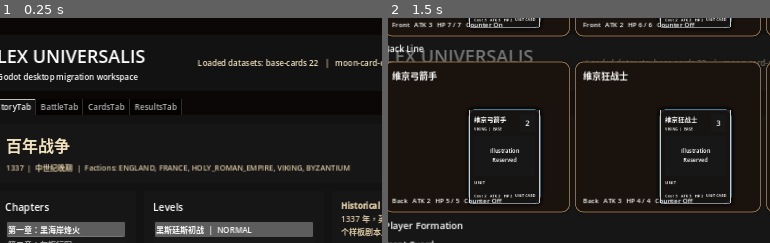
Above: before the commit, frames 1-2 (left to right).
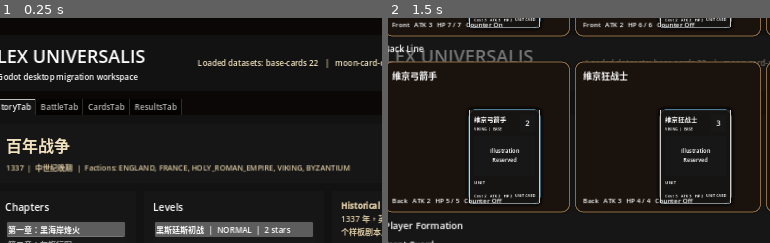
Above: after the commit, the same moments.

Repository: emptyinkpot/Lex-Universalis
Game: Godot game, scene res://scenes/Main.tscn
The game is run twice, just before and just after one commit, with the same random seed, the same clock (stepped at 60 frames per second) and the same inputs.
Inputs (mouse positions are % of the whole screen's width and height, from its top left):
- Up to frame 1 (0.25 s): no input
- Up to frame 2 (1.5 s): click "Launch Battle" at 0.5 s; tap Enter at 1.25 s; drag from (14, 28) to (60, 28) at 1.27 s
The pictures show only the part of the screen within x 2-52%, y 2-52%; the shares and areas given below are measured in that part.

The runs differ from the first frame. In frame 1, 0.1% of the frame differs, in the area x 67-77%, y 92-97%; in frame 2, nothing differs.

Commit message:
feat: add godot unit orders and persistent progress

Diff:
--- a/godot/scripts/battle_result_scene.gd
+++ b/godot/scripts/battle_result_scene.gd
@@ -20,7 +20,7 @@
 	]
 	summary_label.text = "[b]Objective[/b]\n%s\n\n[b]Outcome[/b]\n%s\n\n[b]Battle Summary[/b]\n%s" % [
 		str(result_data.get("victoryCondition", "")),
-		str(result_data.get("outcomeText", "")),
+		"%s\nStars earned: %d" % [str(result_data.get("outcomeText", "")), int(result_data.get("starsEarned", 0))],
 		str(result_data.get("logSummary", "")),
 	]
 	var reward_lines: Array[String] = []
--- a/godot/scripts/battle_scene.gd
+++ b/godot/scripts/battle_scene.gd
@@ -15,6 +15,7 @@
 var battle_slots: Array = []
 var player_slots: Array = []
 var selected_hand_index := -1
+var selected_player_slot_id := ""
 var dragged_hand_index := -1
 var is_resolving := false
 var player_state: Dictionary = {}
@@ -82,7 +83,7 @@
 		int(player_state.get("influence", 0)),
 	]
 	pile_label.text = "Draw %d   Discard %d" % [draw_pile.size(), discard_pile.size()]
-	queue_label.text = "Selected: %s" % ("None" if selected_hand_index < 0 else str(hand_cards[selected_hand_index].get("name", "Card")))
+	queue_label.text = "Selected: %s" % _build_selection_label()
 	_render_slots()
 	_render_hand()
 
@@ -106,9 +107,13 @@
 		if bool(slot.get("collapsed", false)):
 			continue
 		var slot_node := BATTLE_SLOT_SCENE.instantiate()
-		slot_node.call("setup", slot, selected_hand_index >= 0 and not is_player_side)
-		if not is_player_side:
-			slot_node.slot_pressed.connect(_on_slot_pressed)
+		var armed := false
+		if is_player_side:
+			armed = str(slot.get("id", "")) == selected_player_slot_id
+		else:
+			armed = selected_hand_index >= 0 or not selected_player_slot_id.is_empty()
+		slot_node.call("setup", slot, armed)
+		slot_node.slot_pressed.connect(_on_slot_pressed)
 		row_node.add_child(slot_node)
 		rendered_slot_nodes[str(slot.get("id", ""))] = slot_node
 
@@ -136,12 +141,21 @@
 	hand_cards.append(draw_pile.pop_front())
 
 func _on_card_pressed(_card_data: Dictionary, index: int) -> void:
+	selected_player_slot_id = ""
 	selected_hand_index = -1 if selected_hand_index == index else index
 	_append_log("Hand", "Selected %s" % ("none" if selected_hand_index < 0 else str(hand_cards[selected_hand_index].get("name", "Card"))))
 	_render_all()
 
 func _on_slot_pressed(slot_id: String) -> void:
-	if selected_hand_index < 0 or is_resolving:
+	if is_resolving:
+		return
+	if slot_id.begins_with("player_"):
+		_on_player_slot_pressed(slot_id)
+		return
+	if not selected_player_slot_id.is_empty():
+		await _resolve_player_unit_attack(slot_id)
+		return
+	if selected_hand_index < 0:
 		_append_log("Battle", "Select a card first.")
 		return
 	if not _can_target_enemy_slot(slot_id):
@@ -160,6 +174,10 @@
 	var keep_on_field := false
 	if _is_unit_card(card):
 		keep_on_field = await _deploy_unit_to_player_slot(card, slot)
+	elif str(card.get("type", "")).to_upper() == "BUILDING":
+		keep_on_field = _resolve_building_play(card)
+	elif str(card.get("type", "")).to_upper() == "TACTIC":
+		await _resolve_tactic_play(card, slot)
 	else:
 		await _resolve_spell_attack(card, slot)
 	if not keep_on_field:
@@ -199,6 +217,7 @@
 
 func _on_end_turn_pressed() -> void:
 	selected_hand_index = -1
+	selected_player_slot_id = ""
 	await _process_enemy_turn()
 	_append_log("Turn", "Enemy pressure resolved. Queue cleared.")
 	_render_all()
@@ -214,6 +233,15 @@
 	if card.get("attack", null) != null:
 		return int(card.get("attack", 0))
 	return maxi(1, int(card.get("cost", 0)))
+
+func _build_selection_label() -> String:
+	if selected_hand_index >= 0 and selected_hand_index < hand_cards.size():
+		return str(hand_cards[selected_hand_index].get("name", "Card"))
+	if not selected_player_slot_id.is_empty():
+		var selected_slot := _find_slot_by_id(selected_player_slot_id)
+		if not selected_slot.is_empty():
+			return "%s (Attack/Wait)" % str(selected_slot.get("occupantName", "Unit"))
+	return "None"
 
 func _is_unit_card(card: Dictionary) -> bool:
 	return str(card.get("type", "")).to_upper() == "UNIT"
@@ -290,10 +318,44 @@
 	player_slot["health"] = int(player_slot.get("maxHealth", 1))
 	player_slot["collapsed"] = false
 	player_slot["keywords"] = _get_card_keywords(card)
+	player_slot["spent"] = false
 	_append_log("Deploy", "%s entered %s." % [str(card.get("name", "Unit")), str(player_slot.get("title", "lane"))])
 	if _card_has_keyword(card, "FIRST_STRIKE") or _card_has_keyword(card, "RANGED"):
 		await _resolve_unit_attack_from_slot(player_slot, enemy_slot)
 	return true
+
+func _resolve_building_play(card: Dictionary) -> bool:
+	var slot := _find_empty_player_back_slot()
+	if slot.is_empty():
+		_append_log("Build", "No backline slot available for %s." % str(card.get("name", "Building")))
+		return false
+	slot["occupantCardId"] = str(card.get("id", ""))
+	slot["occupantName"] = str(card.get("name", slot.get("title", "Building")))
+	slot["occupantCard"] = card.duplicate(true)
+	slot["attack"] = 0
+	slot["maxHealth"] = max(4, int(card.get("health", 4)))
+	slot["health"] = int(slot.get("maxHealth", 4))
+	slot["collapsed"] = false
+	slot["keywords"] = ["ARMORED"]
+	slot["spent"] = true
+	player_state["influence"] = int(player_state.get("influence", 0)) + 1
+	_append_log("Build", "%s fortified the backline. Influence +1." % str(card.get("name", "Building")))
+	return true
+
+func _resolve_tactic_play(card: Dictionary, slot: Dictionary) -> void:
+	var slot_id := str(slot.get("id", ""))
+	var damage := _get_effective_damage(card, slot) + 1
+	slot["health"] = maxi(0, int(slot.get("health", 0)) - damage)
+	enemy_state["health"] = maxi(0, int(enemy_state.get("health", 0)) - damage)
+	player_state["gold"] = int(player_state.get("gold", 0)) + 1
+	if rendered_slot_nodes.has(slot_id):
+		_spawn_damage_text(rendered_slot_nodes[slot_id], damage, false)
+		await rendered_slot_nodes[slot_id].play_hit_feedback()
+	_append_log("Tactic", "%s broke formation for %d and generated +1 gold." % [str(card.get("name", "Tactic")), damage])
+	if int(slot.get("health", 0)) == 0:
+		slot["collapsed"] = true
+		await _play_slot_break(slot_id)
+		_append_log("Break", "%s collapsed." % str(slot.get("title", "Slot")))
 
 func _reset_battle_state(deck_override: Array = []) -> void:
 	draw_pile = deck_override.duplicate(true) if not deck_override.is_empty() else base_cards.duplicate(true)
@@ -464,6 +526,7 @@
 			slot["playerSide"] = player_side
 			slot["collapsed"] = false
 			slot["keywords"] = []
+			slot["spent"] = false
 			continue
 		var card := (unit_cards[index % unit_cards.size()] as Dictionary).duplicate(true)
 		slot["faction"] = faction
@@ -476,6 +539,7 @@
 		slot["playerSide"] = player_side
 		slot["collapsed"] = false
 		slot["keywords"] = _get_card_keywords(card)
+		slot["spent"] = false
 
 func _apply_enemy_retaliation(enemy_slot: Dictionary) -> void:
 	if bool(enemy_slot.get("collapsed", false)) or int(enemy_slot.get("health", 0)) <= 0 or not _slot_has_unit(enemy_slot):
@@ -573,6 +637,9 @@
 	var selected_card := hand_cards[selected_hand_index] as Dictionary if selected_hand_index >= 0 and selected_hand_index < hand_cards.size() else {}
 	if not selected_card.is_empty() and _card_has_keyword(selected_card, "RANGED"):
 		return true
+	var selected_slot := _find_slot_by_id(selected_player_slot_id)
+	if not selected_slot.is_empty() and _slot_has_keyword(selected_slot, "RANGED"):
+		return true
 	return not _has_alive_row(battle_slots, "front")
 
 func _animate_slot_attack(attacker_slot_id: String, target_slot_id: String, target_slot: Dictionary) -> void:
@@ -621,6 +688,12 @@
 func _slot_has_unit(slot: Dictionary) -> bool:
 	return str(slot.get("occupantCardId", "")).strip_edges() != "" and int(slot.get("health", 0)) > 0
 
+func _find_empty_player_back_slot() -> Dictionary:
+	for slot in player_slots:
+		if str(slot.get("row", "")) == "back" and not _slot_has_unit(slot):
+			return slot
+	return {}
+
 func _card_has_keyword(card: Dictionary, keyword: String) -> bool:
 	return keyword.to_upper() in _get_card_keywords(card)
 
@@ -659,6 +732,42 @@
 		await _play_slot_break(enemy_slot_id)
 		_append_log("Break", "%s collapsed." % str(enemy_slot.get("title", "Slot")))
 
+func _on_player_slot_pressed(slot_id: String) -> void:
+	if selected_hand_index >= 0:
+		return
+	var slot := _find_slot_by_id(slot_id)
+	if slot.is_empty() or not _slot_has_unit(slot):
+		selected_player_slot_id = ""
+		_render_all()
+		return
+	if bool(slot.get("spent", false)):
+		_append_log("Orders", "%s is already waiting." % str(slot.get("occupantName", "Unit")))
+		selected_player_slot_id = ""
+		_render_all()
+		return
+	selected_player_slot_id = "" if selected_player_slot_id == slot_id else slot_id
+	_append_log("Orders", "Selected %s." % str(slot.get("occupantName", "Unit")))
+	_render_all()
+
+func _resolve_player_unit_attack(enemy_slot_id: String) -> void:
+	if selected_player_slot_id.is_empty():
+		return
+	if not _can_target_enemy_slot(enemy_slot_id):
+		_append_log("Battle", "Front line must be broken before attacking the back line.")
+		return
+	var player_slot := _find_slot_by_id(selected_player_slot_id)
+	var enemy_slot := _find_slot_by_id(enemy_slot_id)
+	if player_slot.is_empty() or enemy_slot.is_empty():
+		return
+	is_resolving = true
+	await _resolve_unit_attack_from_slot(player_slot, enemy_slot)
+	player_slot["spent"] = true
+	selected_player_slot_id = ""
+	_render_all()
+	if _check_battle_finished():
+		return
+	is_resolving = false
+
 func _find_base_card_by_id(card_id: String) -> Dictionary:
 	for card in base_cards:
 		if card is Dictionary and str(card.get("id", "")) == card_id:
@@ -684,15 +793,20 @@
 	return false
 
 func _build_result_payload(won: bool) -> Dictionary:
+	var stars := 0
+	if won:
+		stars = 3 if int(player_state.get("health", 0)) >= 24 else (2 if int(player_state.get("health", 0)) >= 12 else 1)
 	var log_summary := log_label.text.replace("[b]", "").replace("[/b]", "")
 	return {
 		"won": won,
+		"levelId": str(active_level.get("id", "")),
 		"scenarioName": str(active_level.get("scenarioName", "Story Mode")),
 		"levelName": str(active_level.get("name", "Battle")),
 		"victoryCondition": str(active_level.get("victoryCondition", "")),
 		"outcomeText": "Objective secured." if won else str(active_level.get("defeatCondition", "The line was broken.")),
 		"rewards": active_level.get("rewards", []),
 		"enemyDeck": active_level.get("enemyDeck", []),
+		"starsEarned": stars,
 		"logSummary": log_summary,
 	}
 
--- a/godot/scripts/data_loader.gd
+++ b/godot/scripts/data_loader.gd
@@ -2,6 +2,7 @@
 extends RefCounted
 
 const GENERATED_DIR := "res://data/generated/"
+const STORY_PROGRESS_SAVE_PATH := "user://story-progress.save.json"
 
 func load_json_file(file_name: String, fallback: Variant = {}) -> Variant:
 	var path := GENERATED_DIR + file_name
@@ -23,7 +24,54 @@
 	return load_json_file("campaign-scenarios.json", []) as Array
 
 func load_story_progress() -> Dictionary:
+	if FileAccess.file_exists(STORY_PROGRESS_SAVE_PATH):
+		var user_file := FileAccess.open(STORY_PROGRESS_SAVE_PATH, FileAccess.READ)
+		if user_file != null:
+			var parsed_user: Variant = JSON.parse_string(user_file.get_as_text())
+			if parsed_user is Dictionary:
+				return parsed_user as Dictionary
 	return load_json_file("story-progress.json", {}) as Dictionary
+
+func save_story_progress(progress: Dictionary) -> bool:
+	var file := FileAccess.open(STORY_PROGRESS_SAVE_PATH, FileAccess.WRITE)
+	if file == null:
+		return false
+	file.store_string(JSON.stringify(progress, "\t"))
+	return true
+
+func update_story_progress(level_id: String, stars: int, rewards: Array) -> Dictionary:
+	var progress: Dictionary = load_story_progress().duplicate(true)
+	var completed_levels: Array = progress.get("completedLevels", []).duplicate(true)
+	var found := false
+	for index in range(completed_levels.size()):
+		var entry: Dictionary = completed_levels[index]
+		if entry is Dictionary and str(entry.get("levelId", "")) == level_id:
+			entry["stars"] = maxi(int(entry.get("stars", 0)), stars)
+			entry["rewards"] = rewards.duplicate(true)
+			completed_levels[index] = entry
+			found = true
+			break
+	if not found:
+		completed_levels.append({
+			"levelId": level_id,
+			"stars": stars,
+			"rewards": rewards.duplicate(true),
+		})
+	progress["completedLevels"] = completed_levels
+	var total_stars := 0
+	for entry in completed_levels:
+		if entry is Dictionary:
+			total_stars += int(entry.get("stars", 0))
+	progress["totalStars"] = total_stars
+	save_story_progress(progress)
+	return progress
+
+func get_level_stars(level_id: String) -> int:
+	var progress := load_story_progress()
+	for entry in progress.get("completedLevels", []):
+		if entry is Dictionary and str((entry as Dictionary).get("levelId", "")) == level_id:
+			return int((entry as Dictionary).get("stars", 0))
+	return 0
 
 func load_base_cards() -> Array:
 	return load_json_file("base-cards.json", []) as Array
--- a/godot/scripts/main.gd
+++ b/godot/scripts/main.gd
@@ -57,9 +57,16 @@
 		battle_view.start_level(level_data)
 
 func _on_battle_finished(result_data: Dictionary) -> void:
+	if bool(result_data.get("won", false)):
+		var level_id := str(result_data.get("levelId", ""))
+		if not level_id.is_empty():
+			data_loader.update_story_progress(level_id, int(result_data.get("starsEarned", 0)), result_data.get("rewards", []))
+		_render_stats()
 	tab_container.current_tab = 3
 	if result_view.has_method("setup_result"):
 		result_view.setup_result(result_data)
 
 func _on_return_to_story() -> void:
 	tab_container.current_tab = 0
+	if story_view.has_method("refresh_progress"):
+		story_view.refresh_progress()
--- a/godot/scripts/story_mode_scene.gd
+++ b/godot/scripts/story_mode_scene.gd
@@ -7,6 +7,7 @@
 var story: Dictionary = {}
 var data_loader: RefCounted
 var campaign_scenarios: Array = []
+var progress: Dictionary = {}
 var selected_chapter_index := 0
 var selected_level_index := 0
 
@@ -22,6 +23,7 @@
 	data_loader = DATA_LOADER.new()
 	story = data_loader.load_story_showcase()
 	campaign_scenarios = data_loader.load_campaign_scenarios()
+	progress = data_loader.load_story_progress()
 	_apply_theme()
 	launch_button.pressed.connect(_on_launch_button_pressed)
 	_render_story()
@@ -61,9 +63,11 @@
 	var levels: Array = chapter.get("levels", [])
 	for level in levels:
 		if level is Dictionary:
-			level_list.add_item("%s  |  %s" % [
+			var stars: int = data_loader.get_level_stars(str(level.get("id", "")))
+			level_list.add_item("%s  |  %s  |  %s" % [
 				str(level.get("name", "Unnamed Level")),
 				str(level.get("difficulty", "NORMAL")),
+				("%d star" % stars) if stars == 1 else ("%d stars" % stars),
 			])
 	if levels.size() > 0:
 		level_list.select(0)
@@ -134,3 +138,7 @@
 				if level is Dictionary and str(level.get("id", "")) == level_id:
 					return (level as Dictionary).duplicate(true)
 	return {}
+
+func refresh_progress() -> void:
+	progress = data_loader.load_story_progress()
+	_render_story()
